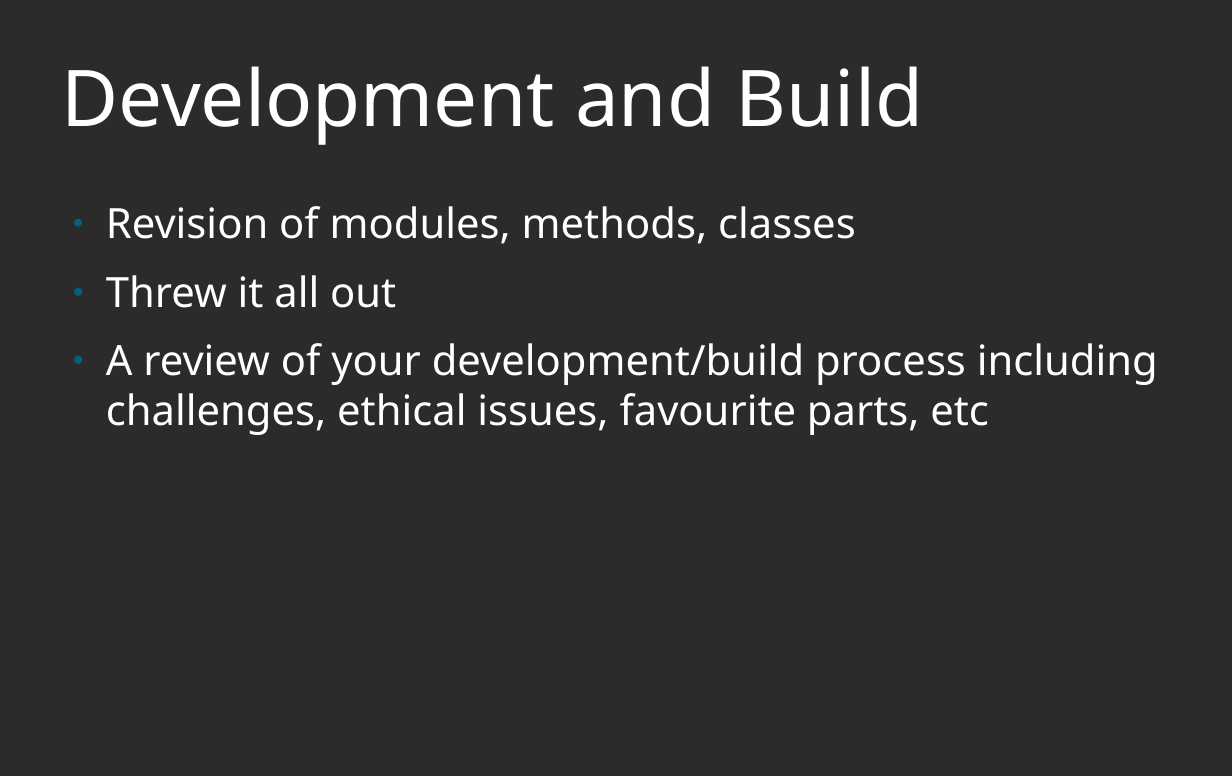
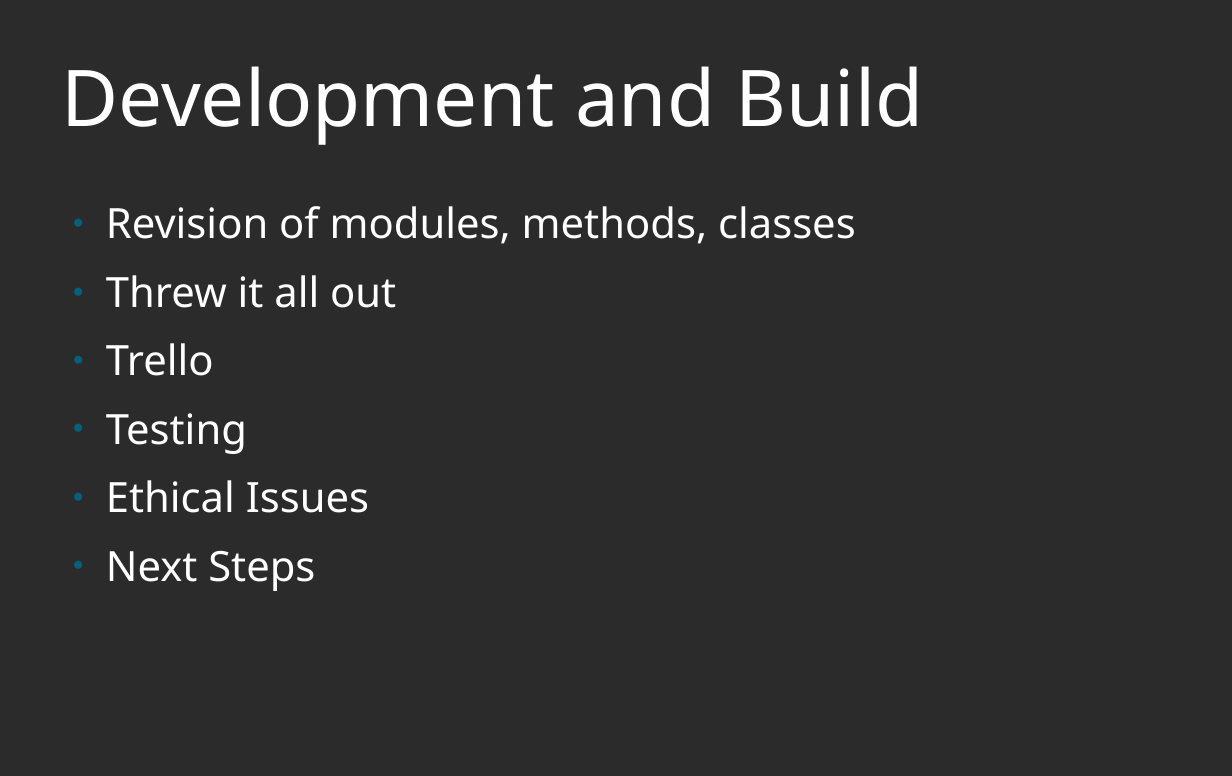
Before and after one commit to theandrewfulton/terminal-app, a slide deck: slide 10 of ppt/Presentation.odp. Drawn at 1232x776 pixels with LibreOffice and Linux fonts; fonts in the diff are those of the drawing; background and template pictures are left out; a plain dark background stands for a picture behind light text. Boxes give left, top, right and bottom in pixels: in the first picture for what was removed or moved away, otherwise in the second. Text is boxed around its words. In the diff, an @@ line names an element or a change of style, - is before the commit and + after.

```diff
--- a/ppt/Presentation.odp
+++ b/ppt/Presentation.odp
@@ text at <box>106,343,369,591</box>: text changed @@
-● A review of your development/build process including challenges, ethical issues, favourite parts, etc
+● Trello
+● Testing
+● Ethical Issues
+● Next Steps
```
Also in this commit, not shown: 2 other slides changed, 3 other files.
